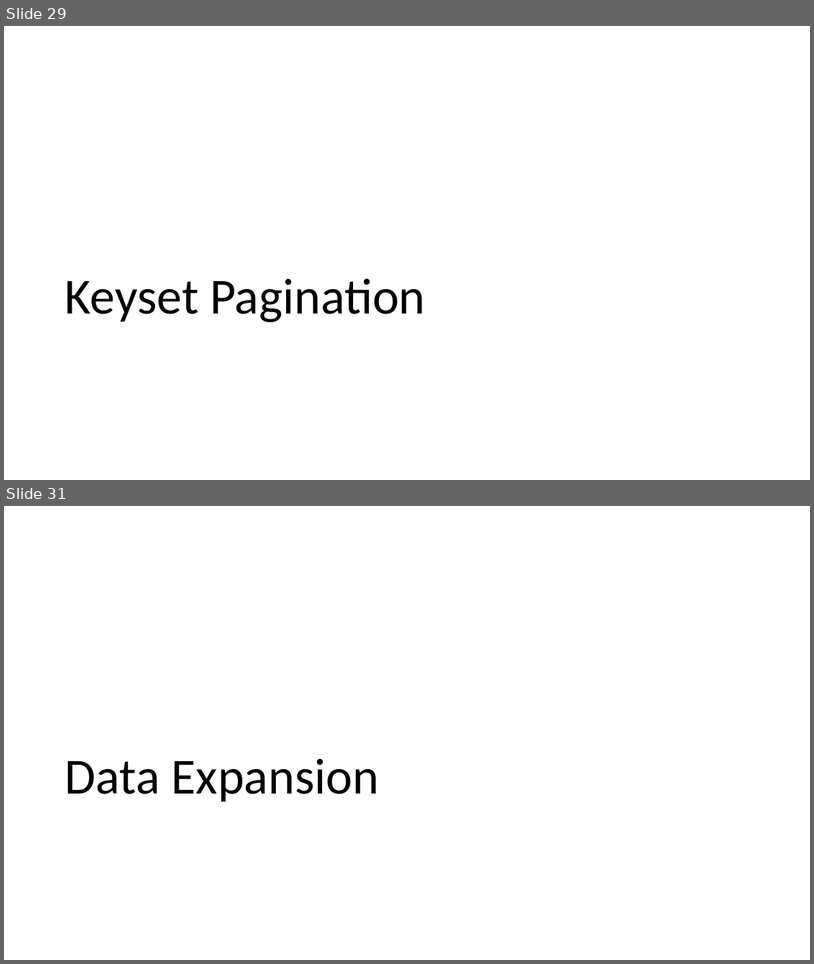
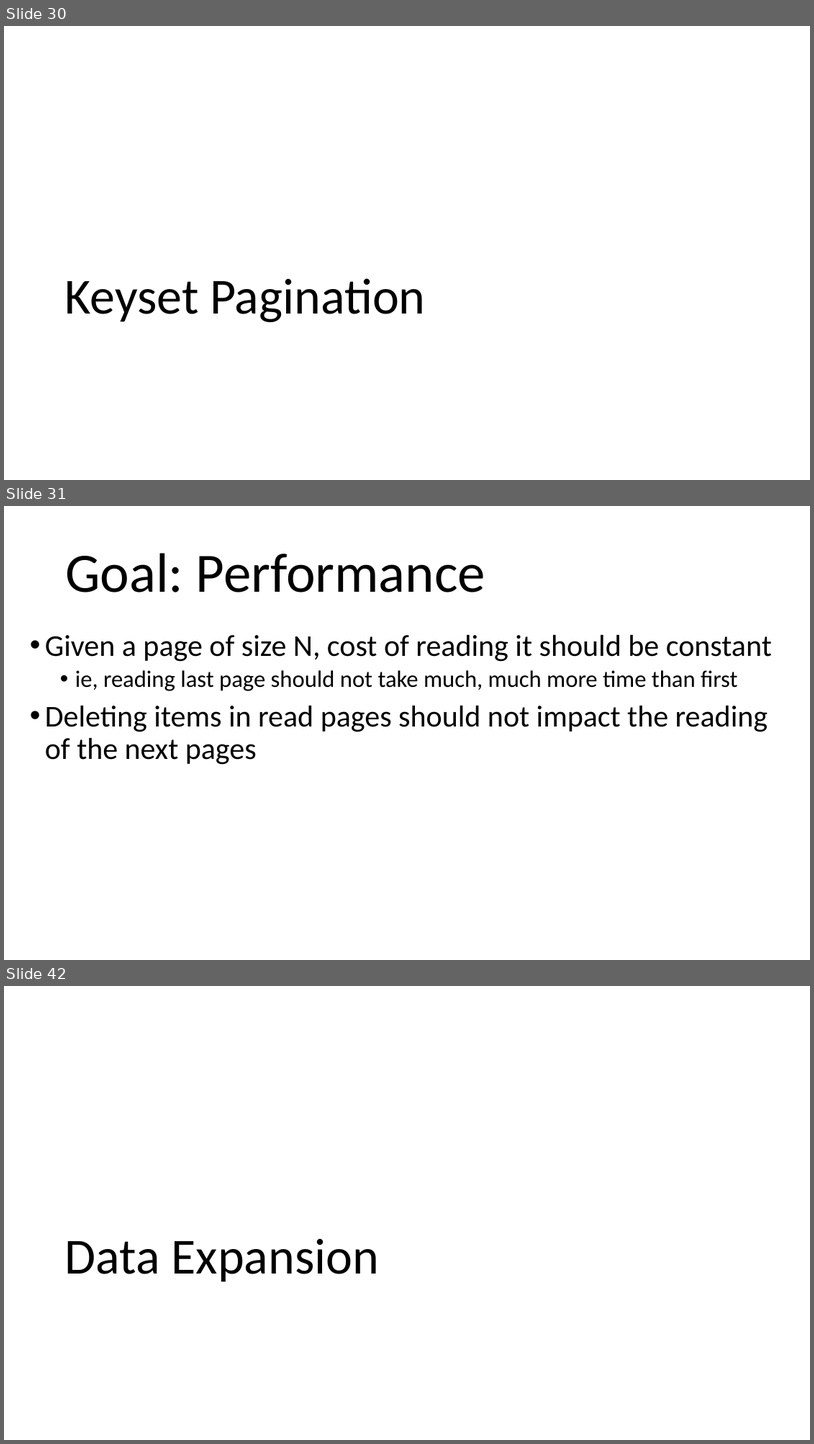
Before and after one commit to arcuri82/testing_security_development_enterprise_systems, a slide deck: doc/advanced/slides/lesson_04.pptx. Shown one above the other, each under a label of ours: slides 29 and 31 before the commit, slides 30, 31 and 42 after it; the slides between them are not shown. The pictures are 814x964 and 814x1444 pixels, drawn with LibreOffice and Linux fonts; fonts in the diff are those of the drawing. Boxes give left, top, right and bottom in pixels: in the first picture for what was removed or moved away, otherwise in the second. Text is boxed around its words. In the diff, an @@ line names an element or a change of style, - is before the commit and + after.

```diff
--- a/doc/advanced/slides/lesson_04.pptx
+++ b/doc/advanced/slides/lesson_04.pptx
@@ slide 31 added at (x1=4, y1=506, x2=810, y2=960), background #FFFFFF @@
@@ title added at (x1=65, y1=553, x2=486, y2=592), 66 pt, text #000000 @@
+Goal: Performance
@@ text added at (x1=45, y1=635, x2=772, y2=764), 36 pt, text #000000 @@
+• Given a page of size N, cost of reading it should be constant
+  • ie, reading last page should not take much, much more time than first
+• Deleting items in read pages should not impact the reading of the next pages
@@ what was slide 29 is now slide 30 @@
@@ what was slide 31 is now slide 42 @@
```
Also in this commit, not shown: 1 slide changed, 11 other slides added, 1 slide removed, 1 other file.
